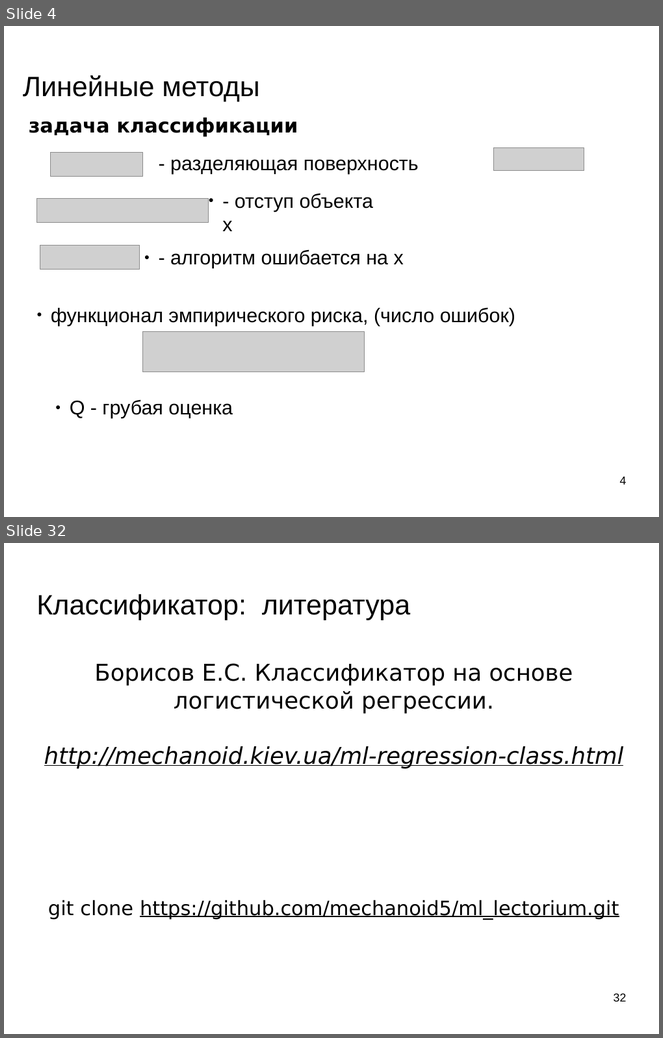
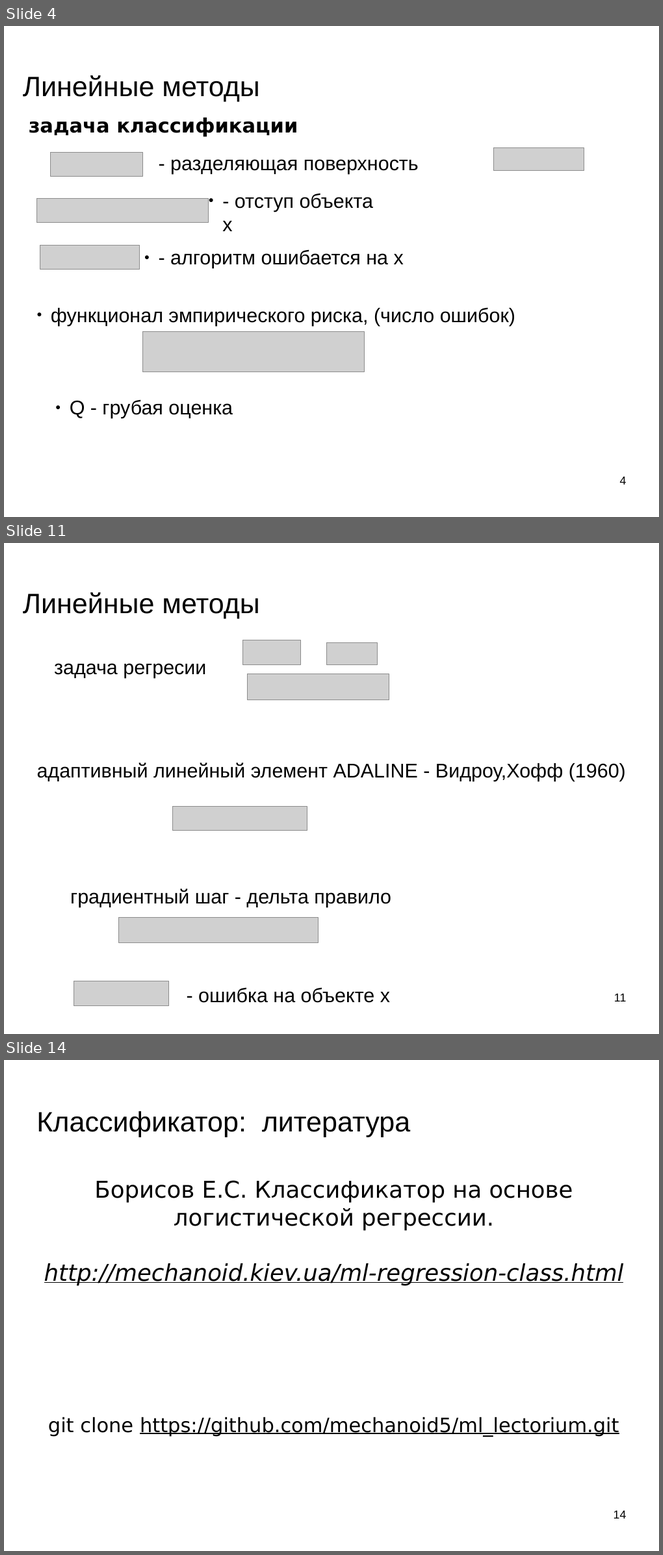
Before and after one commit to mechanoid5/ml_lectorium_legacy, a slide deck: 09-linear.odp. Shown one above the other, each under a label of ours: slides 4 and 32 before the commit, slides 4, 11 and 14 after it; the slides between them are not shown. The pictures are 663x1038 and 663x1555 pixels, drawn with LibreOffice and Linux fonts; fonts in the diff are those of the drawing; grey boxes stand for pictures; background and template pictures are left out. Boxes give left, top, right and bottom in pixels: in the first picture for what was removed or moved away, otherwise in the second. Text is boxed around its words. In the diff, an @@ line names an element or a change of style, - is before the commit and + after.

```diff
--- a/09-linear.odp
+++ b/09-linear.odp
@@ slide 11 added at [4, 543, 659, 1034], background picture (left out) @@
@@ title added at [23, 592, 259, 618], 33.9 pt, text #000000 @@
+Линейные методы
@@ picture added at [243, 640, 301, 665] @@
@@ picture added at [327, 643, 377, 665] @@
@@ text added at [54, 663, 206, 678], 24 pt, text #000000 @@
+задача регресии
@@ picture added at [247, 674, 389, 700] @@
@@ subtitle added at [37, 763, 626, 782], 24 pt, text #000000 @@
+адаптивный линейный элемент ADALINE - Видроу,Хофф (1960)
@@ picture added at [173, 806, 307, 830] @@
@@ text added at [70, 889, 391, 908], 24 pt, text #000000 @@
+градиентный шаг - дельта правило
@@ picture added at [119, 917, 319, 943] @@
@@ picture added at [74, 981, 168, 1006] @@
@@ text added at [198, 988, 390, 1003], 24 pt, text #000000 @@
+- ошибка на объекте x
@@ page number added at [614, 993, 626, 1002], 14 pt, text #000000 @@
+11
@@ what was slide 32 is now slide 14 @@
@@ page number at [614, 1510, 627, 1519]: text changed @@
-32
+14
```
Also in this commit, not shown: 2 slides changed, 6 other slides added, 25 slides removed.
